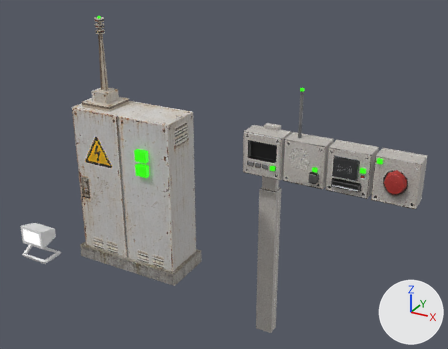
A saved change to the Blender file Survival Horror/ArtSource/Environment/Props.blend.
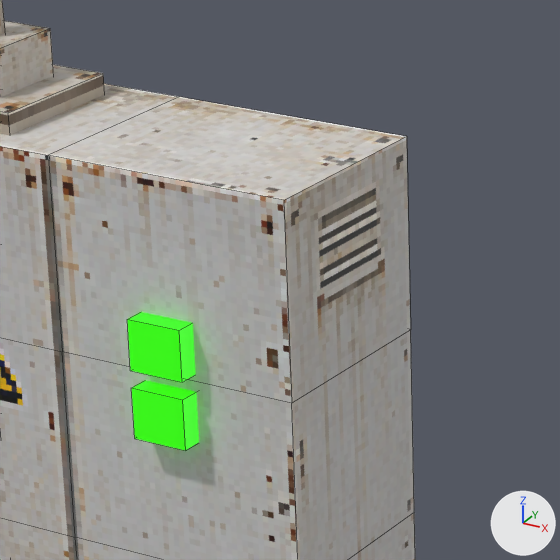
There are two pictures of each version: one whole from a 50 mm lens placed at (2.28, -4.14, 3.15), pointed at (0.0, 0.02, 1.07), one close up on the part from 24% to 50% of the width and 24% to 58% of the height. Every picture has the same lights, and +X, +Y and +Z are marked at lower right. The older version's two pictures come first. The close-ups show mesh edges as thin lines.

The scene before the commit, as lines of its bpy script (objects in view):
```python
me_cube_009 = bpy.data.meshes.new('Cube.009')
me_cube_009.from_pydata(...)  # 48 vertices, 40 faces; spans x -0.54..0.54, y -0.24..0.24, z 0.0..1.5
# faces by material slot: [28, 6, 6]
me_cube_009.materials.append(mat_electricalbox)  # picture img_electricitybox_base_color_png
me_cube_009.materials.append(mat_light_green)  # black #000000, glowing green #35ff00
me_cube_009.materials.append(mat_light_red)  # black #000000, glowing green #35ff00
me_cube_013 = bpy.data.meshes.new('Cube.013')
me_cube_013.from_pydata(...)  # 86 vertices, 92 faces; spans x -0.152..0.152, y -0.142..0.142, z 0.0..0.779
# faces by material slot: [86, 6]
me_cube_013.materials.append(mat_electricalbox)  # picture img_electricitybox_base_color_png
me_cube_013.materials.append(mat_light_universal)  # black #000000, glowing green #35ff00
ob_cube_003 = bpy.data.objects.new('Cube.003', me_cube_009)
ob_cube_003.location = (-0.906, 0.0, 0.0)
ob_cube_004 = bpy.data.objects.new('Cube.004', me_cube_013)
ob_cube_004.parent = ob_cube_003
ob_cube_004.matrix_parent_inverse = Matrix(((1.0, 0.0, 0.0, -4.354), (0.0, 1.0, 0.0, -1.631), (0.0, 0.0, 1.0, 0.0), (0.0, 0.0, 0.0, 1.0)))
ob_cube_004.location = (4.071, 1.631, 1.494)
```
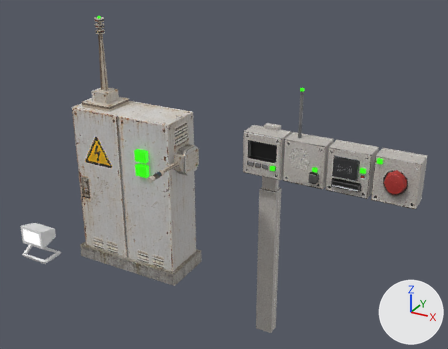
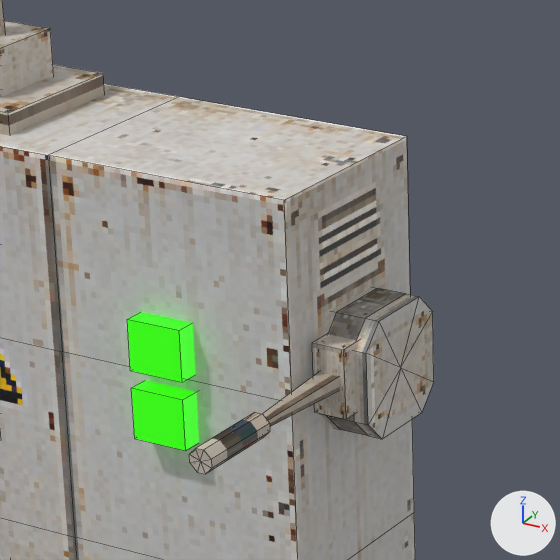
Edits to the bpy script that builds the scene:
```text
Change me_cube_009:
    used by ob_cube_003; location = (-0.906, 0.0, 0.0)
    remove me_cube_009.from_pydata(...)  # 48 vertices, 40 faces; spans x -0.54..0.54, y -0.24..0.24, z 0.0..1.5
    add me_cube_009.from_pydata(...)  # 81 vertices, 73 faces; spans x -0.54..0.6, y -0.24..0.24, z 0.0..1.5
    me_cube_009 part 1: a new loose piece of 33 vertices spanning x 0.48..0.6, y -0.11..0.11, z 1.03..1.25, in mat_electricalbox (picture img_electricitybox_base_color_png)
Add me_cube_001:
    me_cube_001.from_pydata(...)  # 34 vertices, 33 faces; spans x -0.042..0.042, y -0.084..0.084, z 0.004..0.635
    me_cube_001.materials.append(mat_electricalbox)  # picture img_electricitybox_base_color_png
Add ob_cube_001:
    ob_cube_001 = bpy.data.objects.new('Cube.001', me_cube_001)
    ob_cube_001.parent = ob_cube_003
    ob_cube_001.matrix_parent_inverse = Matrix(((1.0, 0.0, 0.0, -4.354), (0.0, 1.0, 0.0, -1.631), (0.0, 0.0, 1.0, 0.0), (0.0, 0.0, 0.0, 1.0)))
    ob_cube_001.location = (4.898, 1.595, 1.157)
    ob_cube_001.rotation_euler = (1.571, 0.0, 0.0)  # degrees (90, 0, 0)
    ob_cube_001.scale = (0.79, 0.79, 0.79)
```

What differs and where, as boxes (x1, y1, x2, y2) in the close-ups (560 x 560 px):
'Cube.003', reshaped
    before: (0, 84, 415, 560)
    after: (0, 84, 434, 560)
'Cube.001', added
    after: (189, 334, 358, 474)
part 1 of me_cube_009, added
    after: (319, 287, 434, 439)
